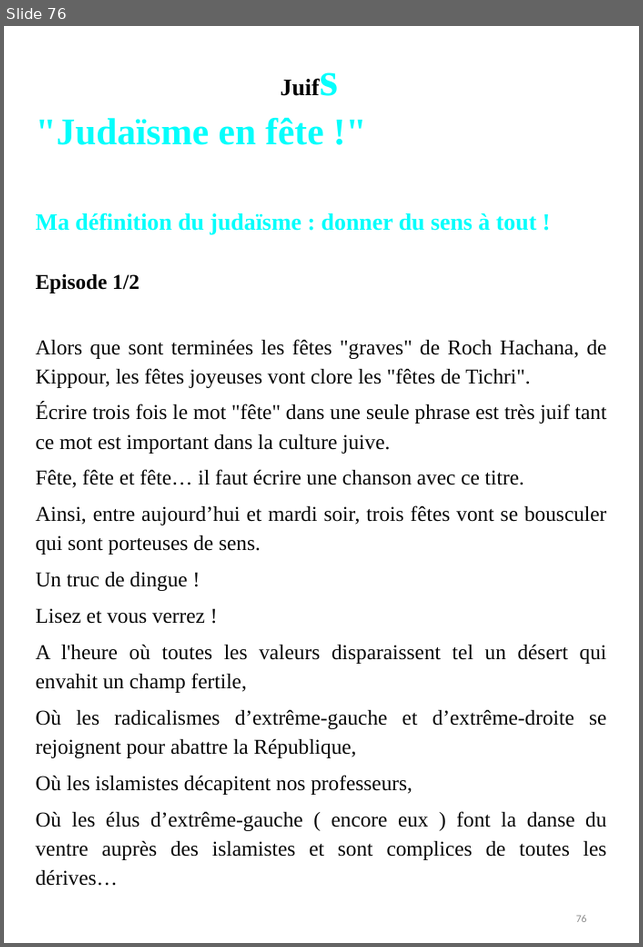
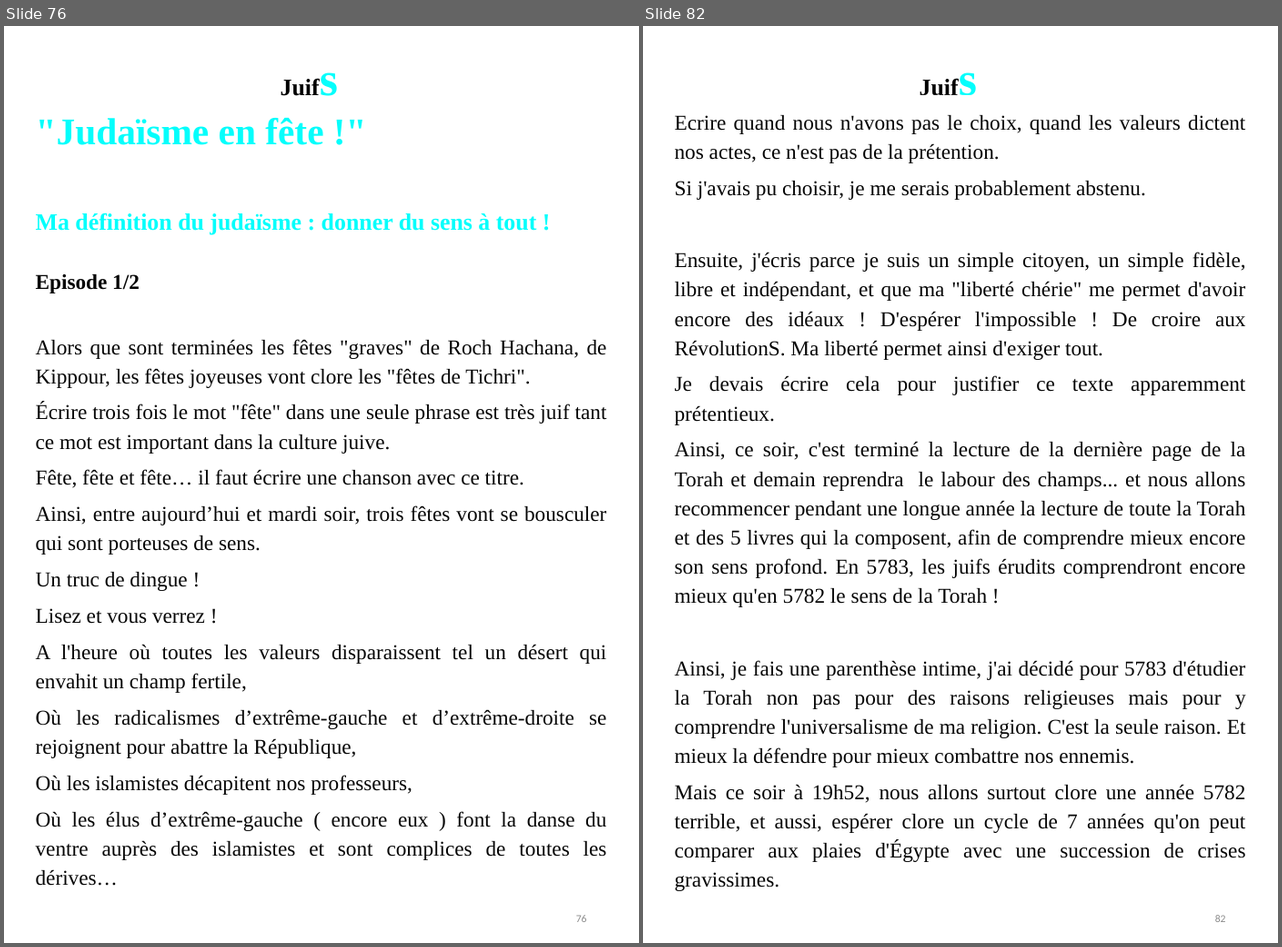
Before and after one commit to BenjaminLOUIS84/e_commerce, a slide deck: e_commerce/public/ppsx/tome2.ppsx. Shown side by side, each under a label of ours: slide 76 before the commit, slides 76 and 82 after it; the slides between them are not shown. The pictures are 643x947 and 1282x947 pixels, drawn with LibreOffice and Linux fonts; fonts in the diff are those of the drawing. Boxes give left, top, right and bottom in pixels: in the first picture for what was removed or moved away, otherwise in the second. Text is boxed around its words. In the diff, an @@ line names an element or a change of style, - is before the commit and + after.

```diff
--- a/e_commerce/public/ppsx/tome2.ppsx
+++ b/e_commerce/public/ppsx/tome2.ppsx
@@ slide 82 added at (x1=643, y1=26, x2=1278, y2=943), background #FFFFFF @@
@@ text added at (x1=911, y1=44, x2=992, y2=136), 20.1 pt, text #000000, bold @@
+Juifs
@@ text added at (x1=675, y1=115, x2=1246, y2=891), 18 pt, text #050505 @@
+Ecrire quand nous n'avons pas le choix, quand les valeurs dictent nos actes, ce n'est pas de la prétention.
+Si j'avais pu choisir, je me serais probablement abstenu.
+Ensuite, j'écris parce je suis un simple citoyen, un simple fidèle, libre et indépendant, et que ma "liberté chérie" me permet d'avoir encore des idéaux ! D'espérer l'impossible ! De croire aux RévolutionS. Ma liberté permet ainsi d'exiger tout.
+Je devais écrire cela pour justifier ce texte apparemment prétentieux.
+Ainsi, ce soir, c'est terminé la lecture de la dernière page de la Torah et demain reprendra le labour des champs... et nous allons recommencer pendant une longue année la lecture de toute la Torah et des 5 livres qui la composent, afin de comprendre mieux encore son sens profond. En 5783, les juifs érudits comprendront encore mieux qu'en 5782 le sens de la Torah !
+Ainsi, je fais une parenthèse intime, j'ai décidé pour 5783 d'étudier la Torah non pas pour des raisons religieuses mais pour y comprendre l'universalisme de ma religion. C'est la seule raison. Et mieux la défendre pour mieux combattre nos ennemis.
+Mais ce soir à 19h52, nous allons surtout clore une année 5782 terrible, et aussi, espérer clore un cycle de 7 années qu'on peut comparer aux plaies d'Égypte avec une succession de crises gravissimes.
@@ page number added at (x1=1215, y1=915, x2=1226, y2=922), 9 pt, text #8C8C8C @@
+82
```
Also in this commit, not shown: 3 slides changed, 79 other slides added.
